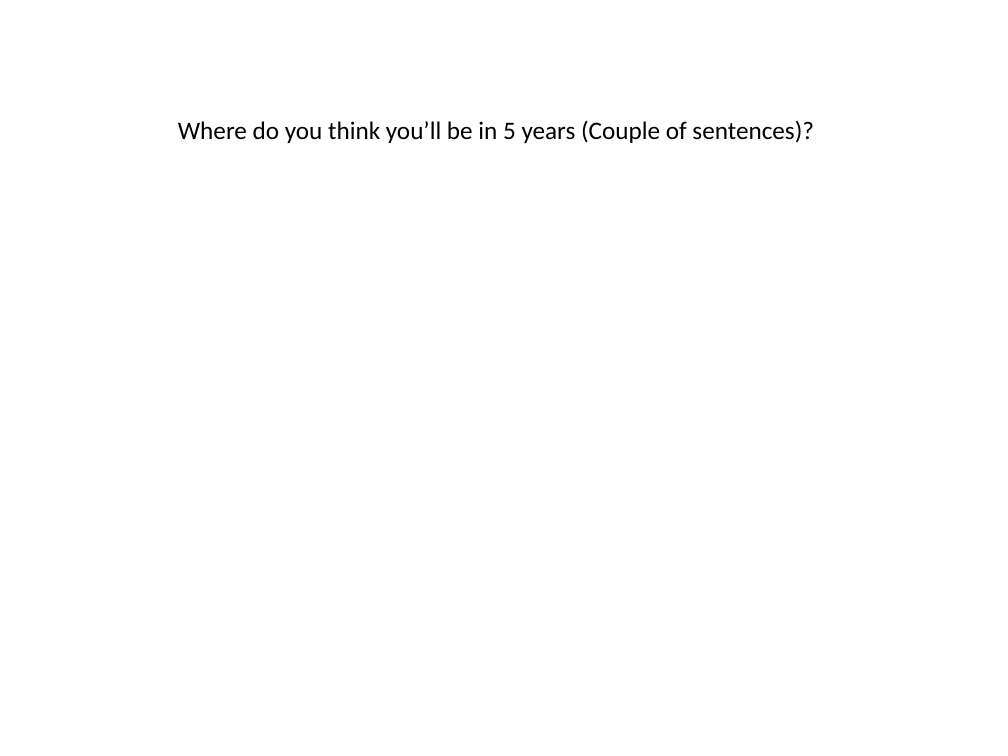
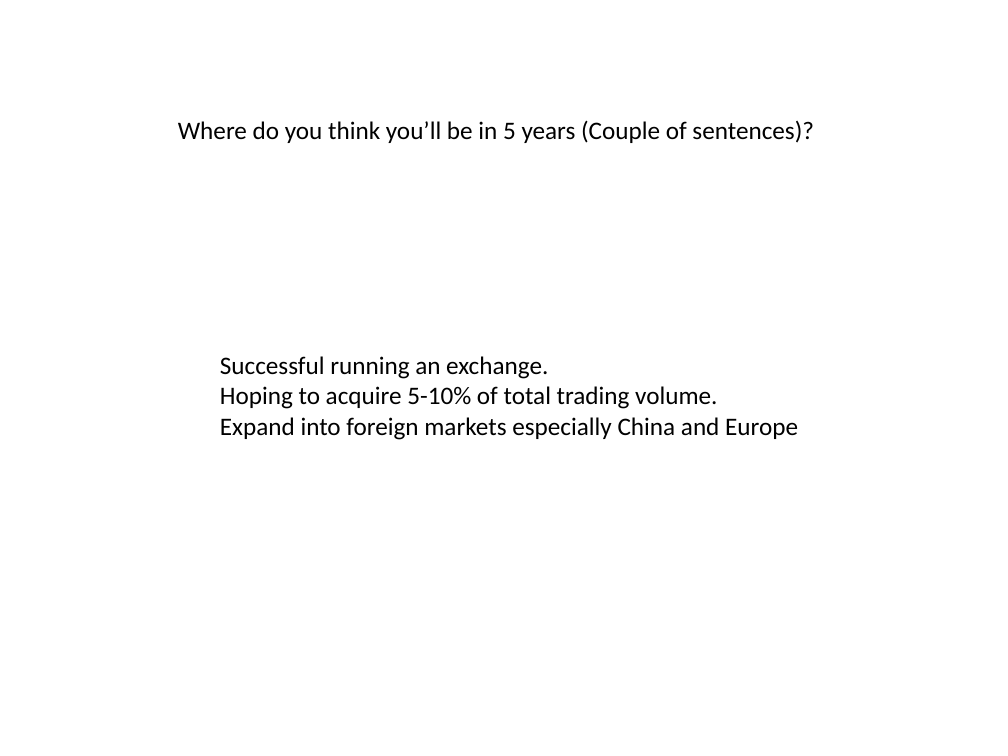
Before and after one commit to JamesLeB/Business, a slide deck: slide 3 of TODO/2-Monday/Presentation1.pptx. Drawn at 1008x756 pixels with LibreOffice and Linux fonts; fonts in the diff are those of the drawing. Boxes give left, top, right and bottom in pixels: in the first picture for what was removed or moved away, otherwise in the second. Text is boxed around its words. In the diff, an @@ line names an element or a change of style, - is before the commit and + after.

```diff
--- a/TODO/2-Monday/Presentation1.pptx
+++ b/TODO/2-Monday/Presentation1.pptx
@@ text added at box(220, 356, 798, 440), 18 pt, text #000000 @@
+Successful running an exchange.
+Hoping to acquire 5-10% of total trading volume.
+Expand into foreign markets especially China and Europe
```
Also in this commit, not shown: 13 other slides changed, 1 slide added, 1 slide removed, 2 other files.
